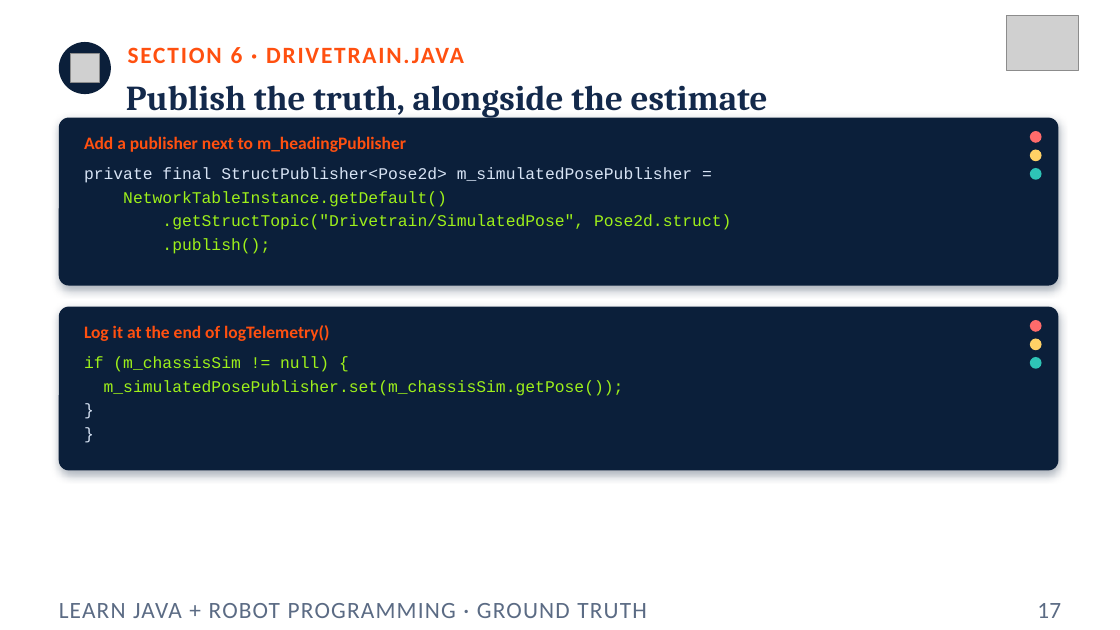
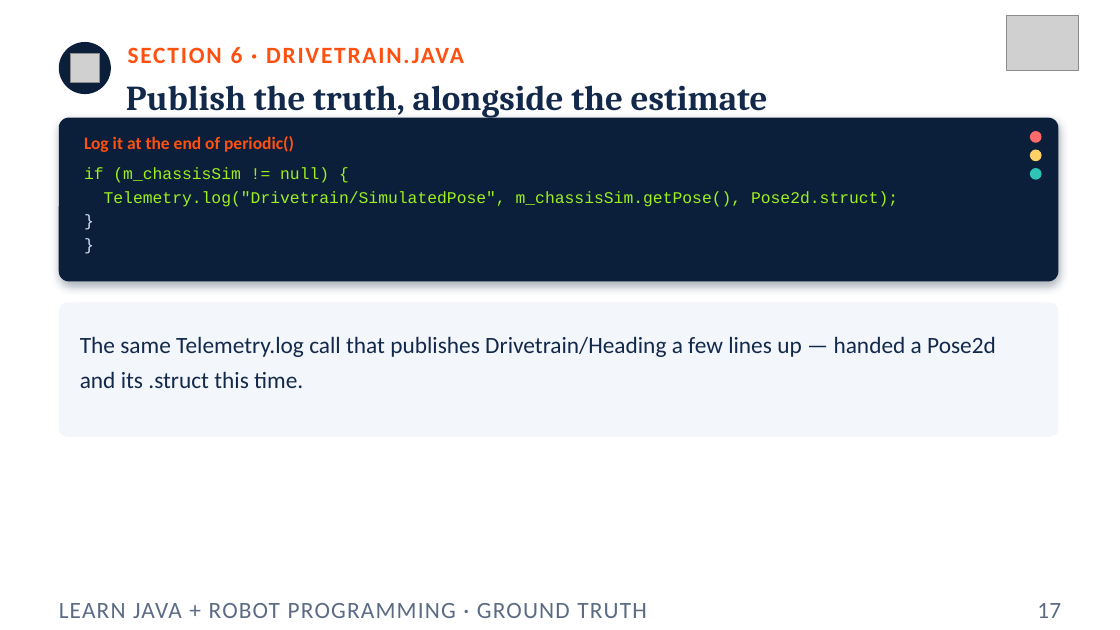
Before and after one commit to FRC5010/BasicRobotLessons, a slide deck: slide 17 of docs/presentations/v3/16-ground-truth.pptx. Drawn at 1120x630 pixels with LibreOffice and Linux fonts; fonts in the diff are those of the drawing; grey boxes stand for pictures. Boxes give left, top, right and bottom in pixels: in the first picture for what was removed or moved away, otherwise in the second. Text is boxed around its words. In the diff, an @@ line names an element or a change of style, - is before the commit and + after.

```diff
--- a/docs/presentations/v3/16-ground-truth.pptx
+++ b/docs/presentations/v3/16-ground-truth.pptx
@@ rounded rectangle resized from (x1=59, y1=118, x2=1059, y2=286) to (x1=59, y1=118, x2=1059, y2=281) @@
@@ rounded rectangle at (x1=59, y1=118, x2=1059, y2=281): proportions changed @@
@@ text at (x1=84, y1=136, x2=294, y2=152): text changed @@
-Add a publisher next to m_headingPublisher
+Log it at the end of periodic()
@@ text at (x1=84, y1=167, x2=898, y2=207): text changed @@
-private final StructPublisher<Pose2d> m_simulatedPosePublisher =
-NetworkTableInstance.getDefault()
-.getStructTopic("Drivetrain/SimulatedPose", Pose2d.struct)
-.publish();
+if (m_chassisSim != null) {
+Telemetry.log("Drivetrain/SimulatedPose", m_chassisSim.getPose(), Pose2d.struct);
+}
+}
@@ rounded rectangle resized from (x1=59, y1=307, x2=1059, y2=471) to (x1=59, y1=302, x2=1059, y2=437) @@
@@ rounded rectangle at (x1=59, y1=302, x2=1059, y2=437): fill #0B1F3A to #F3F6FA; shadow off @@
@@ text removed at (x1=84, y1=325, x2=329, y2=341) @@
-Log it at the end of logTelemetry()
@@ ellipse removed at (x1=1030, y1=320, x2=1042, y2=332) @@
@@ text added at (x1=80, y1=336, x2=996, y2=388), 20 pt, text #13294B @@
+The same Telemetry.log call that publishes Drivetrain/Heading a few lines up — handed a Pose2d and its .struct this time.
@@ text removed at (x1=84, y1=356, x2=624, y2=396) @@
-if (m_chassisSim != null) {
-m_simulatedPosePublisher.set(m_chassisSim.getPose());
-}
-}
@@ ellipse removed at (x1=1030, y1=339, x2=1042, y2=350) @@
@@ ellipse removed at (x1=1030, y1=357, x2=1042, y2=369) @@
```
Also in this commit, not shown: 5 other slides changed, 12 other files.
